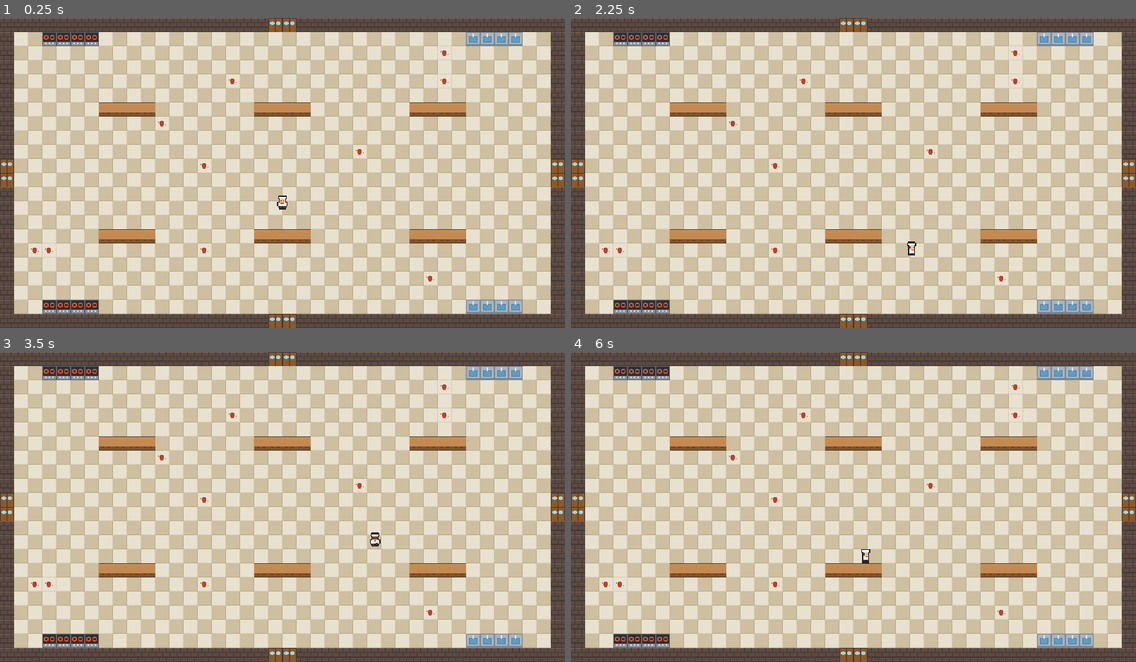
Above: before the commit, frames 1-4 (two rows, left to right).
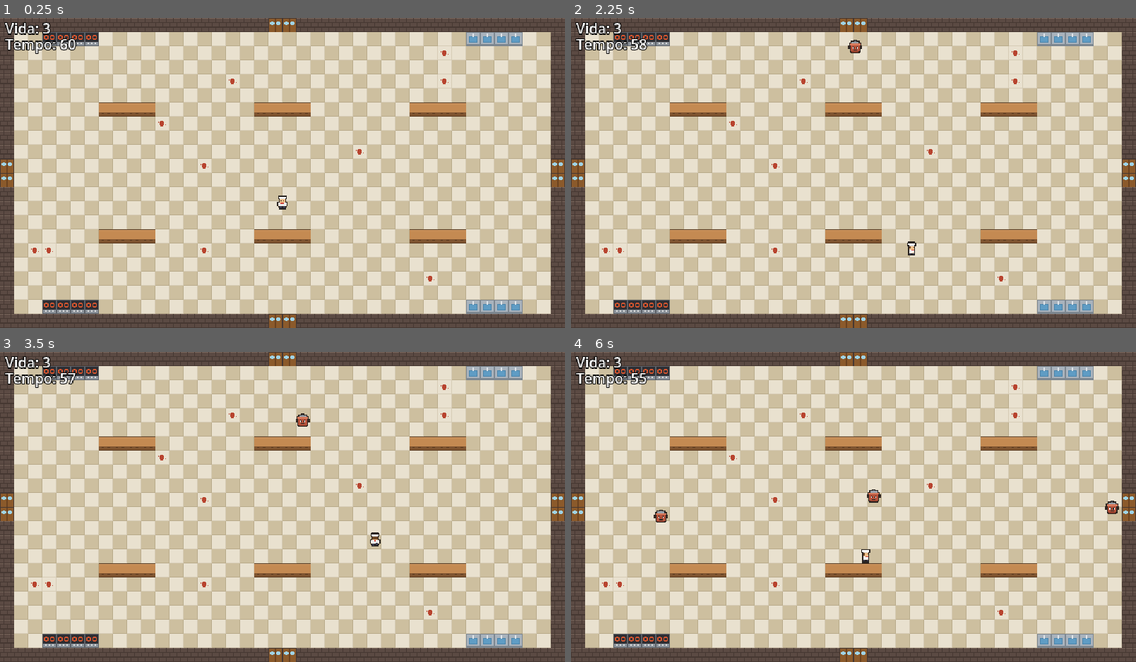
Above: after the commit, the same moments.

Repository: MatheusNDP/panelas-malditas
Game: Godot game, scene res://scenes/cozinha.tscn
Same seed, same stepped clock (60 frames per second), same inputs: the game is played once before the commit and once after it.
Inputs:
- Up to frame 1 (0.25 s): no input
- Up to frame 2 (2.25 s): tap Enter (ui_accept) at 0.5, 0.6, 0.77, 1.07, 1.35, 1.52, 1.82, 2.1 s; hold Right (right) 0.53-1.28 s; hold Down (down) 1.28-2.03 s; hold Right (right) from 2.03 s (still down)
- Up to frame 3 (3.5 s): release Right (right) at 2.78 s; hold Up (up) from 2.78 s (still down); tap Enter (ui_accept) at 2.85, 3.02, 3.32 s
- Up to frame 4 (6 s): release Up (up) at 3.53 s; hold Left (left) 3.53-5.03 s; tap Enter (ui_accept) at 3.6, 3.77, 4.07, 4.35, 4.52, 4.82, 5.1, 5.85 s; hold Down (down) 5.03-5.78 s; hold Right (right) from 5.78 s (still down)

The runs differ from the first frame. In frame 1, 0.6% of the frame differs, in the area x 0-14%, y 1-12%; in frame 2, 0.7%; in frame 3, 0.6%; in frame 4, 0.8%, in the area x 0-97%, y 1-55%.

Commit message:
aula-09: inimigos, horda, vida e o objetivo do jogo
Co-Authored-By: Claude Opus 5.5 <noreply@anthropic.com>

Diff:
--- /dev/null
+++ b/entities/inimigo.tscn
@@ -0,0 +1,21 @@
+[gd_scene format=3]
+
+[ext_resource type="Script" path="res://scripts/inimigo.gd" id="1_dc5j5"]
+[ext_resource type="Texture2D" path="res://sprites/panela.png" id="2_k3jr6"]
+
+[sub_resource type="RectangleShape2D" id="RectangleShape2D_xex7k"]
+size = Vector2(10, 6)
+
+[node name="Inimigo" type="CharacterBody2D" unique_id=1873741737 groups=["inimigo"]]
+collision_layer = 4
+collision_mask = 5
+motion_mode = 1
+script = ExtResource("1_dc5j5")
+
+[node name="Sprite2D" type="Sprite2D" parent="." unique_id=347214645]
+z_index = 1
+texture = ExtResource("2_k3jr6")
+
+[node name="CollisionShape2D" type="CollisionShape2D" parent="." unique_id=1947547598]
+position = Vector2(0, 5)
+shape = SubResource("RectangleShape2D_xex7k")
--- a/entities/jogador.tscn
+++ b/entities/jogador.tscn
@@ -141,15 +141,27 @@
 [sub_resource type="RectangleShape2D" id="RectangleShape2D_raifr"]
 size = Vector2(10, 6)
 
-[node name="Jogador" type="CharacterBody2D" unique_id=851850380]
+[sub_resource type="CircleShape2D" id="CircleShape2D_3prry"]
+radius = 6.0
+
+[node name="Jogador" type="CharacterBody2D" unique_id=941142786 groups=["player"]]
+collision_layer = 2
 motion_mode = 1
 script = ExtResource("1_m0gj8")
 
-[node name="AnimatedSprite2D" type="AnimatedSprite2D" parent="." unique_id=1176003911]
+[node name="AnimatedSprite2D" type="AnimatedSprite2D" parent="." unique_id=232925850]
 z_index = 1
 sprite_frames = SubResource("SpriteFrames_dk2l0")
 animation = &"baixo"
 
-[node name="CollisionShape2D" type="CollisionShape2D" parent="." unique_id=1933096742]
+[node name="CollisionShape2D" type="CollisionShape2D" parent="." unique_id=1879137565]
 position = Vector2(0, 5)
 shape = SubResource("RectangleShape2D_raifr")
+
+[node name="Hurtbox" type="Area2D" parent="." unique_id=497242579]
+collision_layer = 0
+collision_mask = 4
+
+[node name="CollisionShape2D" type="CollisionShape2D" parent="Hurtbox" unique_id=1619505582]
+position = Vector2(0, 2)
+shape = SubResource("CircleShape2D_3prry")
--- a/project.godot
+++ b/project.godot
@@ -51,6 +51,12 @@
 ]
 }
 
+[layer_names]
+
+2d_physics/layer_1="mundo"
+2d_physics/layer_2="jogador"
+2d_physics/layer_3="inimigo"
+
 [rendering]
 
 textures/canvas_textures/default_texture_filter=0
--- a/scenes/cozinha.tscn
+++ b/scenes/cozinha.tscn
@@ -1,17 +1,65 @@
 [gd_scene format=4]
 
-[ext_resource type="TileSet" path="res://tiles/cozinha.tres" id="1_q3a11"]
-[ext_resource type="PackedScene" path="res://entities/jogador.tscn" id="2_qv5lu"]
+[ext_resource type="Script" path="res://scripts/cozinha.gd" id="1_2phqa"]
+[ext_resource type="PackedScene" path="res://entities/inimigo.tscn" id="2_cn6vx"]
+[ext_resource type="TileSet" path="res://tiles/cozinha.tres" id="3_mlyj4"]
+[ext_resource type="PackedScene" path="res://entities/jogador.tscn" id="4_g67kr"]
 
-[node name="Cozinha" type="Node2D" unique_id=831530117]
+[node name="Cozinha" type="Node2D" unique_id=672071363]
+script = ExtResource("1_2phqa")
+cena_inimigo = ExtResource("2_cn6vx")
 
-[node name="chao" type="TileMapLayer" parent="." unique_id=2126118676]
+[node name="chao" type="TileMapLayer" parent="." unique_id=1498652315]
 tile_map_data = PackedByteArray("AAAAAAAAAAAAAAAAAAAAAAEAAAABAAAAAAAAAAIAAAAAAAAAAAAAAAMAAAABAAAAAAAAAAQAAAAAAAAAAAAAAA …(14000 unchanged characters)…
-tile_set = ExtResource("1_q3a11")
+tile_set = ExtResource("3_mlyj4")
 
-[node name="objetos" type="TileMapLayer" parent="." unique_id=1129336267]
+[node name="objetos" type="TileMapLayer" parent="." unique_id=841134334]
 tile_map_data = PackedByteArray("AAAAAAAAAAADAAAAAAAAABUAAAADAAAAAAABAAAAAAADAAAAAAABABUAAAADAAAAAAACAAAAAAADAAAAAAACAB …(2480 unchanged characters)…
-tile_set = ExtResource("1_q3a11")
+tile_set = ExtResource("3_mlyj4")
 
-[node name="Jogador" parent="." unique_id=851850380 instance=ExtResource("2_qv5lu")]
+[node name="Jogador" parent="." unique_id=941142786 instance=ExtResource("4_g67kr")]
 position = Vector2(320, 210)
+
+[node name="Nascedouros" type="Node2D" parent="." unique_id=1562704861]
+
+[node name="Esquerda" type="Marker2D" parent="Nascedouros" unique_id=1163283841]
+position = Vector2(24, 176)
+
+[node name="Direita" type="Marker2D" parent="Nascedouros" unique_id=459447319]
+position = Vector2(616, 176)
+
+[node name="Cima" type="Marker2D" parent="Nascedouros" unique_id=1757072459]
+position = Vector2(320, 24)
+
+[node name="Baixo" type="Marker2D" parent="Nascedouros" unique_id=701334087]
+position = Vector2(320, 322)
+
+[node name="Horda" type="Timer" parent="." unique_id=555251128]
+wait_time = 2.0
+autostart = true
+
+[node name="Relogio" type="Timer" parent="." unique_id=1979639215]
+wait_time = 60.0
+one_shot = true
+autostart = true
+
+[node name="HUD" type="CanvasLayer" parent="." unique_id=83444674]
+
+[node name="Vida" type="Label" parent="HUD" unique_id=1634111383]
+offset_left = 6.0
+offset_right = 6.0
+theme_override_font_sizes/font_size = 16
+theme_override_colors/font_outline_color = Color(0, 0, 0, 1)
+theme_override_constants/outline_size = 4
+
+[node name="Tempo" type="Label" parent="HUD" unique_id=1296726057]
+offset_left = 6.0
+offset_top = 18.0
+offset_right = 6.0
+offset_bottom = 18.0
+theme_override_font_sizes/font_size = 16
+theme_override_colors/font_outline_color = Color(0, 0, 0, 1)
+theme_override_constants/outline_size = 4
+
+[connection signal="timeout" from="Horda" to="." method="_on_horda_timeout"]
+[connection signal="timeout" from="Relogio" to="." method="_on_relogio_timeout"]
--- /dev/null
+++ b/scenes/derrota.tscn
@@ -0,0 +1,25 @@
+[gd_scene format=3]
+
+[ext_resource type="Script" path="res://scripts/fim.gd" id="1_101bo"]
+
+[node name="Fim" type="Control" unique_id=803013914]
+layout_mode = 3
+anchors_preset = 15
+anchor_right = 1.0
+anchor_bottom = 1.0
+grow_horizontal = 2
+grow_vertical = 2
+script = ExtResource("1_101bo")
+
+[node name="Label" type="Label" parent="." unique_id=754676999]
+layout_mode = 1
+anchors_preset = 15
+anchor_right = 1.0
+anchor_bottom = 1.0
+grow_horizontal = 2
+grow_vertical = 2
+theme_override_font_sizes/font_size = 28
+text = "Você perdeu!
+Enter para jogar de novo"
+horizontal_alignment = 1
+vertical_alignment = 1
--- /dev/null
+++ b/scenes/vitoria.tscn
@@ -0,0 +1,25 @@
+[gd_scene format=3]
+
+[ext_resource type="Script" path="res://scripts/fim.gd" id="1_5w2qk"]
+
+[node name="Fim" type="Control" unique_id=1706874737]
+layout_mode = 3
+anchors_preset = 15
+anchor_right = 1.0
+anchor_bottom = 1.0
+grow_horizontal = 2
+grow_vertical = 2
+script = ExtResource("1_5w2qk")
+
+[node name="Label" type="Label" parent="." unique_id=601044085]
+layout_mode = 1
+anchors_preset = 15
+anchor_right = 1.0
+anchor_bottom = 1.0
+grow_horizontal = 2
+grow_vertical = 2
+theme_override_font_sizes/font_size = 28
+text = "Você venceu!
+Enter para jogar de novo"
+horizontal_alignment = 1
+vertical_alignment = 1
--- /dev/null
+++ b/scripts/cozinha.gd
@@ -0,0 +1,37 @@
+# Origem: técnica do roteiro da Aula 09 (Prof. Ezéfferth), Partes 2.3 e 4.3 (o vila.gd), aplicada à cozinha.
+extends Node2D
+
+@export var cena_inimigo: PackedScene
+
+@onready var horda: Timer = $Horda
+@onready var relogio: Timer = $Relogio
+@onready var jogador := $Jogador
+@onready var texto_vida: Label = $HUD/Vida
+@onready var texto_tempo: Label = $HUD/Tempo
+
+
+func _process(_delta: float) -> void:
+	texto_vida.text = "Vida: %d" % jogador.vida
+	texto_tempo.text = "Tempo: %d" % ceil(relogio.time_left)
+
+
+func _on_horda_timeout() -> void:
+	var inimigo := cena_inimigo.instantiate()
+	inimigo.global_position = $Nascedouros.get_children().pick_random().global_position
+	add_child(inimigo)
+
+	# A horda aperta: cada panela chega um pouco mais cedo que a anterior.
+	horda.wait_time = max(0.5, horda.wait_time * 0.95)
+
+
+func _on_relogio_timeout() -> void:
+	vencer()
+
+
+# call_deferred: troca de cena só no fim do quadro, quando a física terminou.
+func vencer() -> void:
+	get_tree().change_scene_to_file.call_deferred("res://scenes/vitoria.tscn")
+
+
+func perder() -> void:
+	get_tree().change_scene_to_file.call_deferred("res://scenes/derrota.tscn")
--- /dev/null
+++ b/scripts/fim.gd
@@ -0,0 +1,7 @@
+# Origem: técnica do roteiro da Aula 09 (Prof. Ezéfferth), Parte 4.1.
+extends Control
+
+
+func _process(_delta: float) -> void:
+	if Input.is_action_just_pressed("ui_accept"):
+		get_tree().change_scene_to_file("res://scenes/cozinha.tscn")
--- /dev/null
+++ b/scripts/inimigo.gd
@@ -0,0 +1,13 @@
+# Origem: técnica do roteiro da Aula 09 (Prof. Ezéfferth), Parte 1.3, aplicada à panela.
+extends CharacterBody2D
+
+@export var velocidade: float = 40.0
+
+
+func _physics_process(_delta: float) -> void:
+	var jogador := get_tree().get_first_node_in_group("player") as Node2D
+	if jogador == null:
+		return
+
+	velocity = global_position.direction_to(jogador.global_position) * velocidade
+	move_and_slide()
--- a/scripts/jogador.gd
+++ b/scripts/jogador.gd
@@ -1,9 +1,19 @@
-# Origem: técnica do roteiro da Aula 08 (Prof. Ezéfferth), Parte 3.5, aplicada ao chef.
+# Origem: técnica dos roteiros da Aula 08 (Parte 3.5) e da Aula 09 (Parte 3.2), Prof. Ezéfferth, aplicada ao chef.
 extends CharacterBody2D
 
 @export var velocidade: float = 70.0
+@export var vida: int = 3
+
+var invencivel := false
 
 @onready var anim: AnimatedSprite2D = $AnimatedSprite2D
+@onready var hurtbox: Area2D = $Hurtbox
+
+
+func _process(_delta: float) -> void:
+	# Tem panela encostando em mim?
+	if not invencivel and hurtbox.has_overlapping_bodies():
+		levar_dano()
 
 
 func _physics_process(_delta: float) -> void:
@@ -25,3 +35,17 @@
 			anim.play("baixo")
 		else:
 			anim.play("cima")
+
+
+func levar_dano() -> void:
+	vida -= 1
+	if vida <= 0:
+		get_tree().current_scene.perder()
+		return
+
+	# Um segundo de invencibilidade, meio transparente.
+	invencivel = true
+	modulate.a = 0.4
+	await get_tree().create_timer(1.0).timeout
+	modulate.a = 1.0
+	invencivel = false
Binary file changed: docs/captura.png
Not shown, added: scripts/cozinha.gd.uid
Not shown, added: scripts/fim.gd.uid
Not shown, added: scripts/inimigo.gd.uid
Binary file added: sprites/panela.png
Not shown, added: sprites/panela.png.import
Not shown, changed: DEVLOG.md
Not shown, changed: README.md
